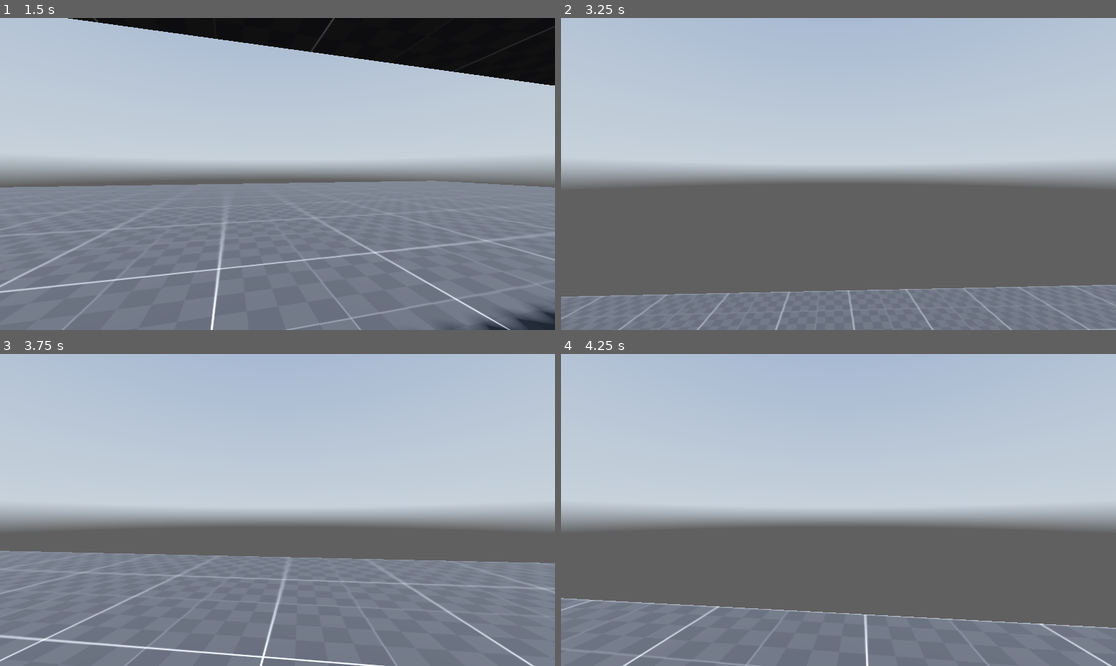
Above: before the commit, frames 1-4 (two rows, left to right).
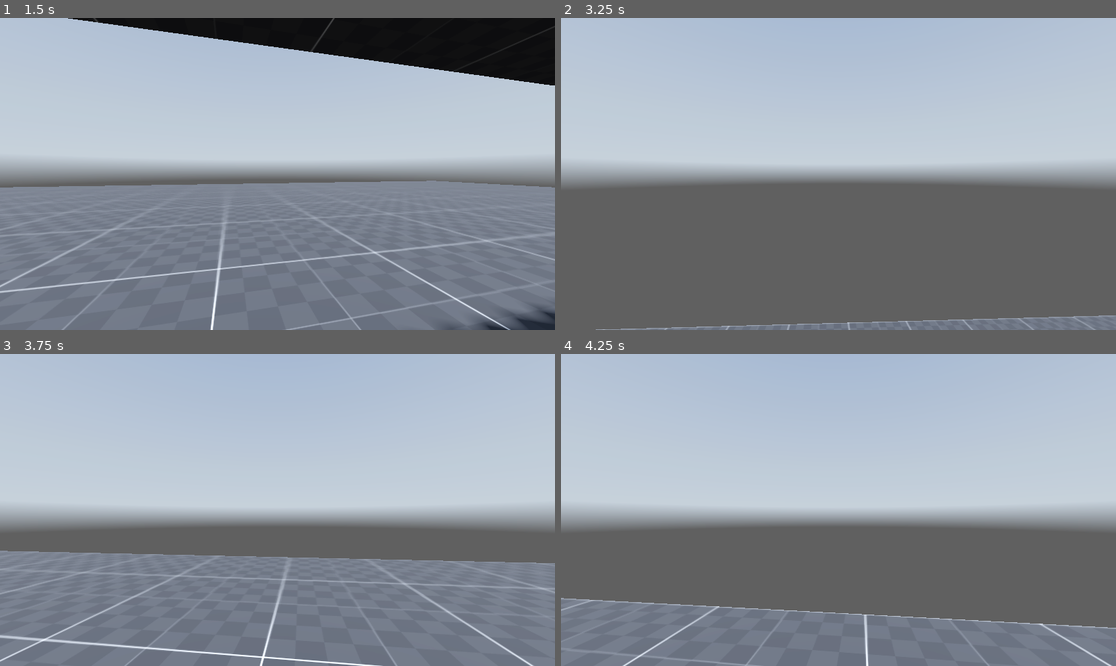
Above: after the commit, the same moments.

Repository: BryanDistefano2001/abandonware2.0
Game: Godot game, scene res://scenes/world.tscn
Two runs of this game, one before a commit and one after it. Both use one fixed random seed, a clock stepped at 60 frames per second and the inputs below. A sky picture missing from this copy of the repository is replaced by a grey-blue gradient.
Inputs (mouse positions are in pixels of both pictures, inside the frame that each line leads up to):
- Up to frame 1 (1.5 s): tap Enter at 0.5 s; move the mouse to (271, 180) at 0.52 s; hold Ctrl (crouch) 0.53-1.28 s; hold W (forward) from 0.53 s (still down); click (271, 180) at 0.67 s; tap Space (jump) at 0.77, 0.8, 1.07, 1.35 s; move the mouse to (316, 177) at 1.27 s
- Up to frame 2 (3.25 s): tap Space (jump) at 1.52, 1.82, 2.3, 3.02 s; tap Ctrl (crouch) at 1.55, 3.05 s; move the mouse to (794, 170) at 2.02 s; hold Ctrl (crouch) 2.03-2.78 s; move the mouse to (844, 174) at 2.77 s; release W (forward) at 2.78 s; hold A (left) from 2.78 s (still down); tap Shift (sprint) at 2.85 s; click (844, 174) at 2.92 s
- Up to frame 3 (3.75 s): tap Space (jump) at 3.32 s; move the mouse to (255, 503) at 3.52 s; release A (left) at 3.53 s; hold W (forward) from 3.53 s (still down); hold Ctrl (crouch) from 3.53 s (still down)
- Up to frame 4 (4.25 s): keep holding W (forward); keep holding Ctrl (crouch); tap Space (jump) at 3.77, 3.8, 4.07 s

Frame 1 is identical in both runs. In frame 2, 11% of the frame differs, in the area x 0-100%, y 85-100%; in frame 3, 0.2%; in frame 4, less than 0.1%.

Commit message:
1.02 branch 2
first patch of branch

Diff:
--- a/scenes/player.tscn
+++ b/scenes/player.tscn
@@ -49,4 +49,10 @@
 mesh = SubResource("CapsuleMesh_3vyb7")
 
 [node name="crouch_ray_cast" type="RayCast3D" parent="."]
+unique_name_in_owner = true
 target_position = Vector3(0, 2, 0)
+
+[node name="jump_buffer_timer" type="Timer" parent="."]
+unique_name_in_owner = true
+wait_time = 0.1
+one_shot = true
--- a/scripts/player.gd
+++ b/scripts/player.gd
@@ -9,6 +9,9 @@
 @onready var crouching_collision_shape = %crouching_collision_shape
 @onready var crouch_ray_cast = $crouch_ray_cast
 @onready var mouse_visible := true
+@onready var jump_buffer_timer = %jump_buffer_timer
+
+
 
 # player variables
 @export var jump_velocity : float
@@ -52,6 +55,7 @@
 	# Add the gravity.
 	if not is_on_floor():
 		velocity += get_gravity() * delta * gravity_sens
+		jump_buffer_timer.start()
 
 
 	# handles crouching and sprinting logic
@@ -72,7 +76,8 @@
 	# Handle jump.
 	if Input.is_action_just_pressed("jump") and is_on_floor(): # checks if jump is pressed and is on floor
 		velocity.y = jump_velocity # velocity gets jump power
-
+	elif Input.is_action_just_pressed("crouch") and ! is_on_floor() and ! jump_buffer_timer.is_stopped():
+		velocity.y += 3
 	# Get the input direction and handle the movement/deceleration.
 	var input_dir = Input.get_vector("left", "right", "forward", "backwards")
 	#direction = (transform.basis * Vector3(input_dir.x, 0, input_dir.y)).normalized()
